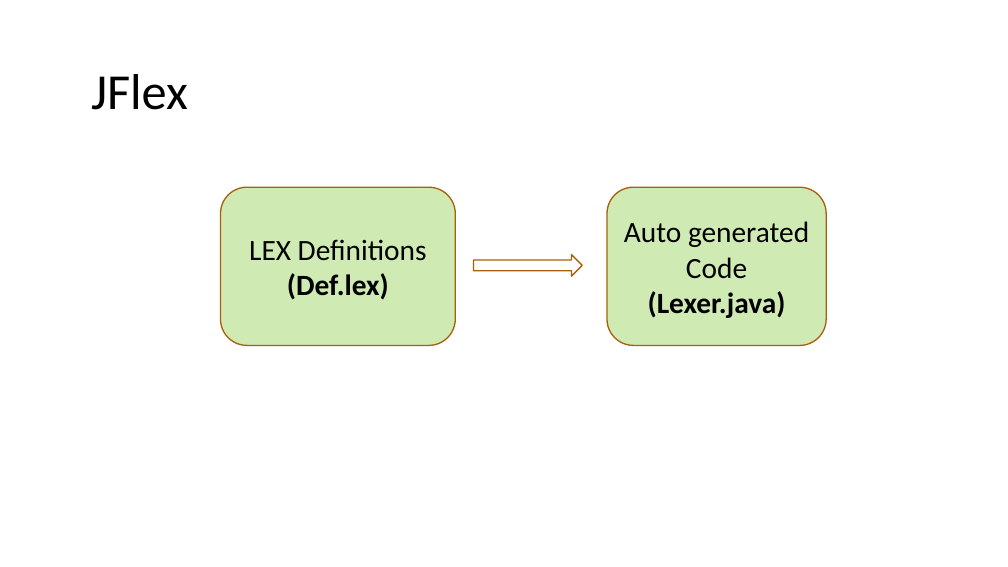
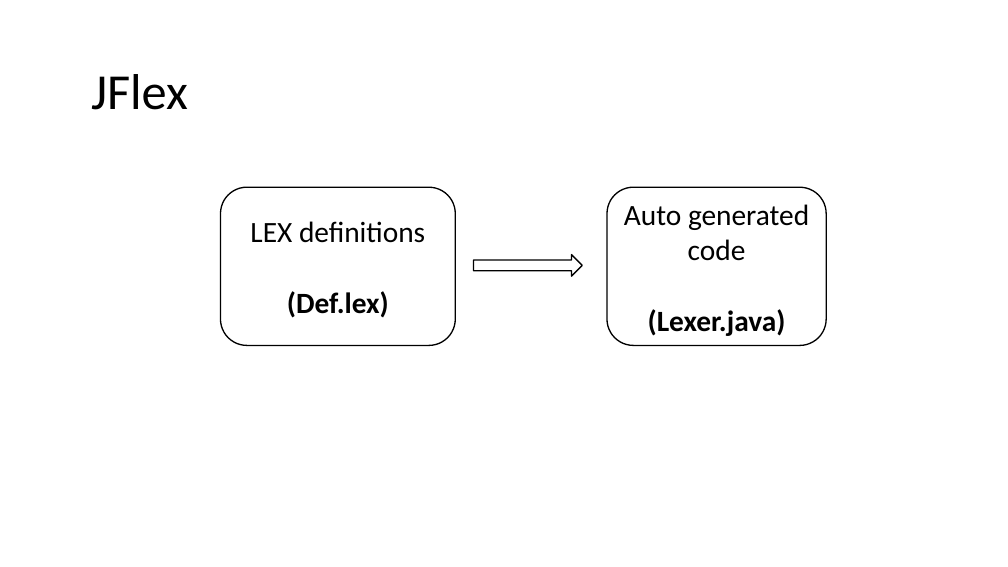
Before and after one commit to nivshani/compilation, a slide deck: slide 85 of new_slides/lexical_analysis.pptx. Drawn at 1008x567 pixels with LibreOffice and Linux fonts; fonts in the diff are those of the drawing. Boxes give left, top, right and bottom in pixels: in the first picture for what was removed or moved away, otherwise in the second. Text is boxed around its words. In the diff, an @@ line names an element or a change of style, - is before the commit and + after.

```diff
--- a/new_slides/lexical_analysis.pptx
+++ b/new_slides/lexical_analysis.pptx
@@ rounded rectangle "LEX definitions" at (221,188,456,346): fill #92D050 at 44% opacity to #FFFFFF at 44% opacity; outline #A9610D 1.25 pt to #000000 1.25 pt @@
@@ rounded rectangle "Auto generated code" at (607,188,827,346): fill #92D050 at 44% opacity to #FFFFFF at 44% opacity; outline #A9610D 1.25 pt to #000000 1.25 pt @@
@@ text in rounded rectangle at (624,204,809,261): text changed @@
-Auto generated Code
+Auto generated code
@@ text in rounded rectangle at (250,221,425,243): text changed @@
-LEX Definitions
+LEX definitions
@@ right arrow at (473,255,582,277): outline #A9610D 1.25 pt to #000000 1.25 pt @@
```
Also in this commit, not shown: 15 other slides changed, 1 other file.
